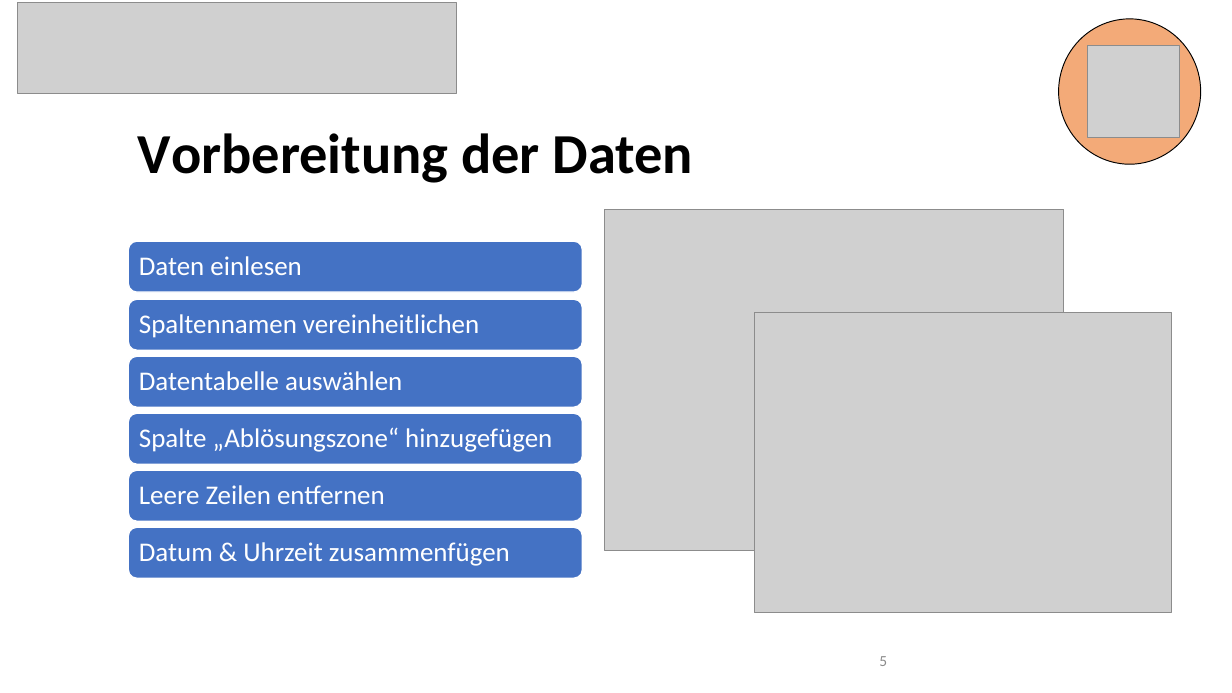
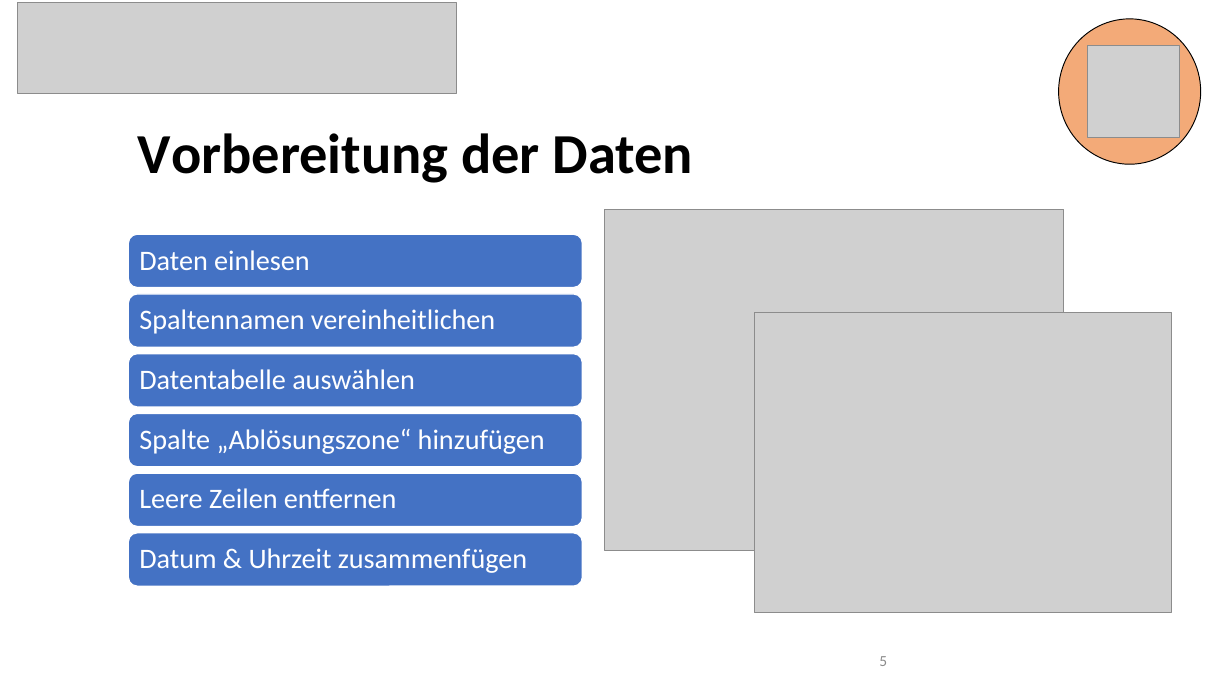
Before and after one commit to 7ben18/FHNW_Steinschlagrisiko, a slide deck: slide 5 of Praesentation/Steinschlagrisiko_Präsentation.pptx. Drawn at 1232x693 pixels with LibreOffice and Linux fonts; fonts in the diff are those of the drawing; grey boxes stand for pictures. Boxes give left, top, right and bottom in pixels: in the first picture for what was removed or moved away, otherwise in the second. Text is boxed around its words. In the diff, an @@ line names an element or a change of style, - is before the commit and + after.

```diff
--- a/Praesentation/Steinschlagrisiko_Präsentation.pptx
+++ b/Praesentation/Steinschlagrisiko_Präsentation.pptx
@@ rounded rectangle: place and size @@
-rounded rectangle at [128,241,582,292]
+rounded rectangle at [128,235,582,288]
@@ rounded rectangle: place and size @@
-rounded rectangle at [128,299,582,350]
+rounded rectangle at [128,294,582,348]
@@ text at [139,429,545,454]: text changed; size 21 to 22 pt @@
-Spalte „Ablösungszone“ hinzugefügen
+Spalte „Ablösungszone“ hinzufügen
@@ rounded rectangle: place and size @@
-rounded rectangle at [128,470,582,521]
+rounded rectangle at [128,473,582,527]
@@ rounded rectangle: place and size @@
-rounded rectangle at [128,528,582,579]
+rounded rectangle at [128,533,582,587]
@@ size 21 to 22 pt in 5 elements at [139,369,415,389], [139,488,397,508], [139,309,495,334], [139,250,310,270], [139,548,527,573] @@
```
Also in this commit, not shown: 1 other slide changed, 3 slides added, 1 slide removed.
